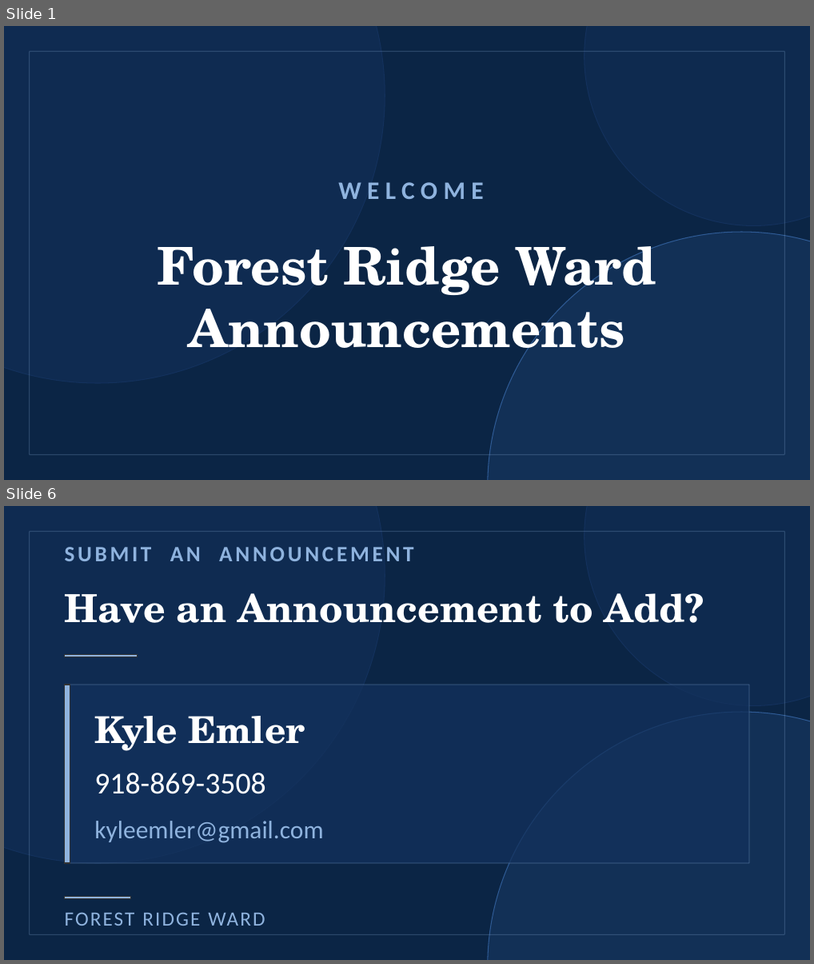
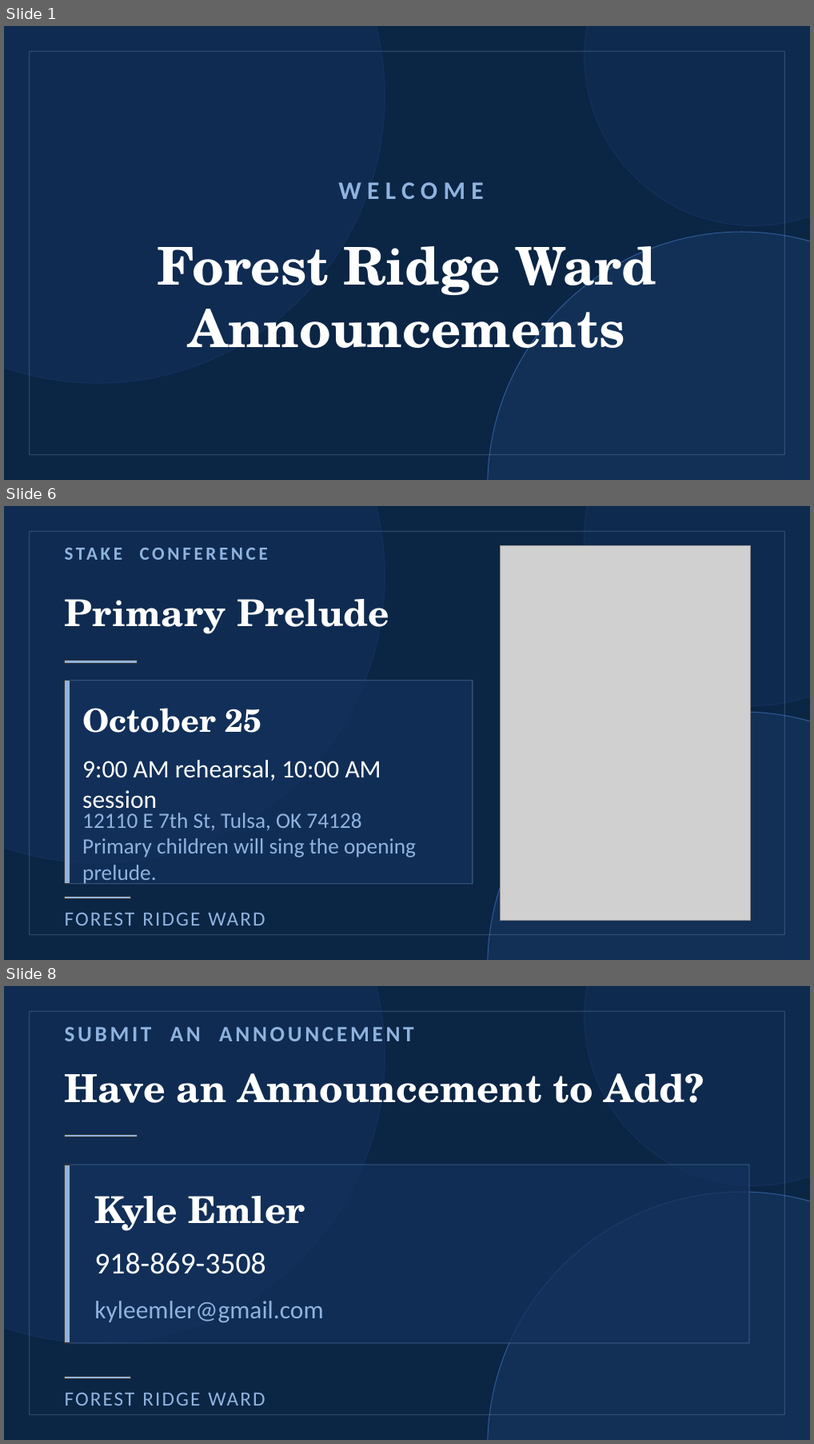
Before and after one commit to forest-ridge-ward-announcements/forest-ridge-ward-announcements, a slide deck: Forest Ridge Ward Announcements Editor.pptx. Shown one above the other, each under a label of ours: slides 1 and 6 before the commit, slides 1, 6 and 8 after it; the slides between them are not shown. The pictures are 814x964 and 814x1444 pixels, drawn with LibreOffice and Linux fonts; fonts in the diff are those of the drawing; grey boxes stand for pictures. Boxes give left, top, right and bottom in pixels: in the first picture for what was removed or moved away, otherwise in the second. Text is boxed around its words. In the diff, an @@ line names an element or a change of style, - is before the commit and + after.

```diff
--- a/Forest Ridge Ward Announcements Editor.pptx
+++ b/Forest Ridge Ward Announcements Editor.pptx
@@ slide 6 added at [4, 506, 810, 960], background #0B2545 @@
@@ ellipse added at [4, 506, 385, 863], fill #13315C at 55% opacity, outline #13315C 1 pt @@
@@ ellipse added at [585, 506, 810, 706], fill #13315C at 45% opacity, outline #13315C 1 pt @@
@@ rectangle added at [30, 532, 785, 934], outline #8FB3DE 0.75 pt @@
@@ text added at [65, 537, 470, 568], 22 pt, text #8FB3DE, bold @@
+STAKE CONFERENCE
@@ picture added at [500, 545, 750, 920] @@
@@ title added at [65, 599, 390, 634], 44 pt, text #FFFFFF, bold @@
+Primary Prelude
@@ rectangle added at [65, 660, 137, 663], fill #8FB3DE, outline #333333 1 pt @@
@@ rectangle added at [65, 680, 473, 884], fill #13315C at 75% opacity, outline #8FB3DE 0.75 pt @@
@@ rectangle added at [65, 680, 70, 884], fill #8FB3DE, outline #333333 1 pt @@
@@ text added at [82, 708, 262, 732], 38 pt, text #FFFFFF, bold @@
+October 25
@@ ellipse added at [488, 712, 810, 960], fill #2E5A94 at 22% opacity, outline #2E5A94 1 pt @@
@@ text added at [82, 760, 382, 814], 30 pt, text #FFFFFF @@
+9:00 AM rehearsal, 10:00 AM session
@@ text added at [82, 812, 416, 884], 26 pt, text #8FB3DE @@
+12110 E 7th St, Tulsa, OK 74128
+Primary children will sing the opening prelude.
@@ rectangle added at [65, 896, 131, 899], fill #8FB3DE, outline #333333 1 pt @@
@@ text added at [65, 912, 265, 925], 24 pt, text #8FB3DE @@
+FOREST RIDGE WARD
@@ what was slide 6 is now slide 8 @@
```
Also in this commit, not shown: 3 slides changed, 2 other slides added, 1 slide removed, 18 other files.
